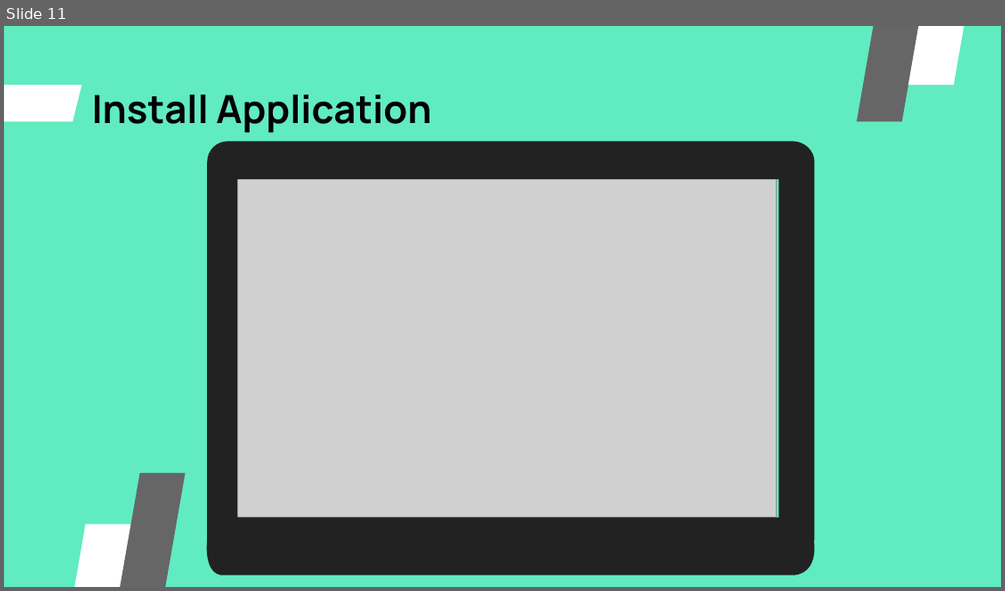
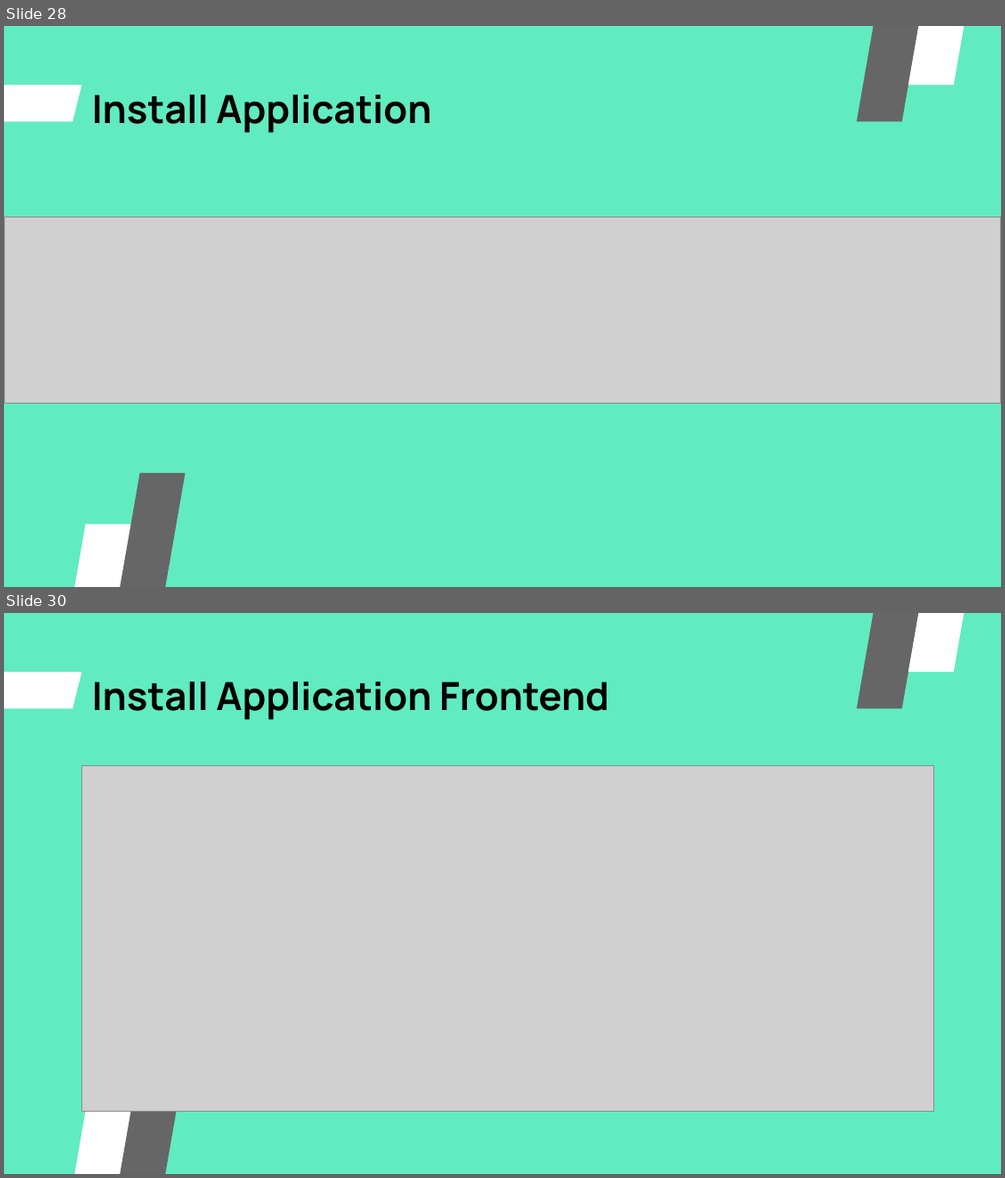
Before and after one commit to igstbagusdharmaputra/DumbwaysBootcamp, a slide deck: dumbweek3/Dumbweek3.pptx. Shown one above the other, each under a label of ours: slide 11 before the commit, slides 28 and 30 after it; the slides between them are not shown. The pictures are 1005x591 and 1005x1178 pixels, drawn with LibreOffice and Linux fonts; fonts in the diff are those of the drawing; grey boxes stand for pictures. Boxes give left, top, right and bottom in pixels: in the first picture for what was removed or moved away, otherwise in the second. Text is boxed around its words. In the diff, an @@ line names an element or a change of style, - is before the commit and + after.

```diff
--- a/dumbweek3/Dumbweek3.pptx
+++ b/dumbweek3/Dumbweek3.pptx
@@ slide 30 added at [4, 613, 1001, 1174], background #61EBC1; not listed: 1 template element that a slide beside it also shows @@
@@ parallelogram added at [857, 613, 949, 709], fill #666666 @@
@@ parallelogram added at [908, 613, 1001, 672], fill #FFFFFF @@
@@ title added at [92, 682, 609, 720], 28 pt, text #000000, bold @@
+Install Application Frontend
@@ picture added at [81, 765, 933, 1111] @@
@@ parallelogram added at [93, 1060, 186, 1174], fill #666666 @@
@@ parallelogram added at [38, 1111, 130, 1174], fill #FFFFFF @@
@@ what was slide 11 is now slide 28 @@
@@ slide 28 changed as well @@
@@ freeform shape removed at [207, 142, 815, 540] @@
@@ picture removed at [228, 174, 776, 516] @@
@@ picture added at [4, 216, 1001, 402] @@
@@ freeform shape removed at [202, 538, 818, 574] @@
```
Also in this commit, not shown: 17 other slides changed, 66 other slides added, 1 other file.
